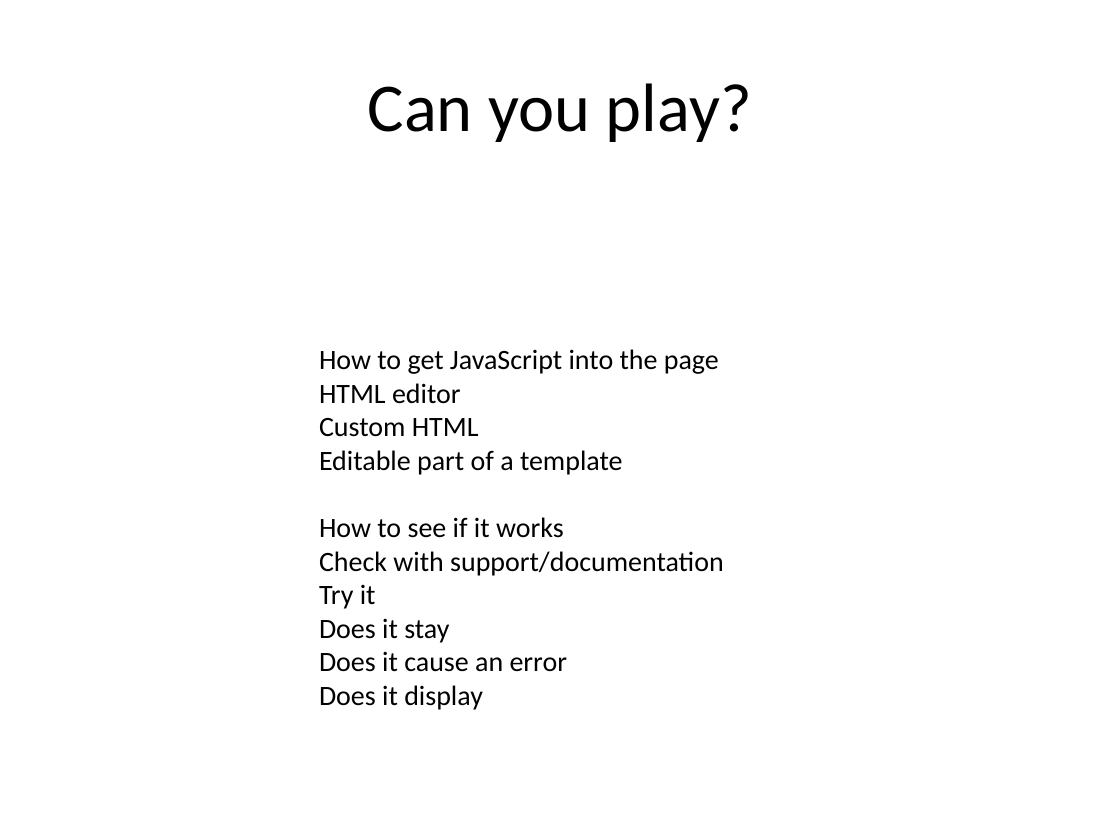
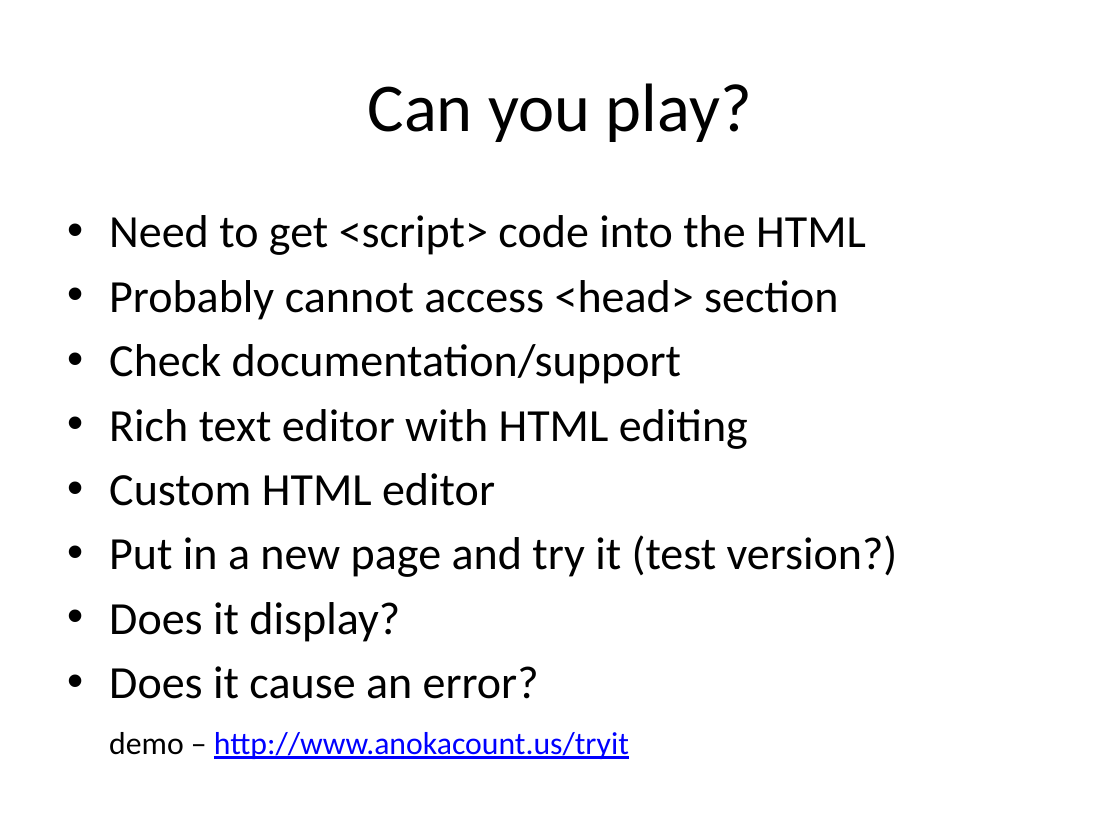
Before and after one commit to paul-burtness/webdevmojo, a slide deck: slide 9 of webdevmojo.pptx (slide 7 before the commit). Drawn at 1120x840 pixels with LibreOffice and Linux fonts; fonts in the diff are those of the drawing. Boxes give left, top, right and bottom in pixels: in the first picture for what was removed or moved away, otherwise in the second. Text is boxed around its words. In the diff, an @@ line names an element or a change of style, - is before the commit and + after.

Commit message:
Added demo references, sample code files

```diff
--- a/webdevmojo.pptx
+++ b/webdevmojo.pptx
@@ text added at <box>109,215,898,759</box>, 29.6 pt, text #000000 @@
+• Need to get <script> code into the HTML
+• Probably cannot access <head> section
+• Check documentation/support
+• Rich text editor with HTML editing
+• Custom HTML editor
+• Put in a new page and try it (test version?)
+• Does it display?
+• Does it cause an error?
+  demo – http://www.anokacount.us/tryit
@@ text removed at <box>319,349,724,710</box> @@
-How to get JavaScript into the page
-HTML editor
-Custom HTML
-Editable part of a template
-How to see if it works
-Check with support/documentation
-Try it
-Does it stay
-Does it cause an error
-Does it display
```
Also in this commit, not shown: 11 other slides changed, 6 slides added, 2 slides removed, 2 other files.
